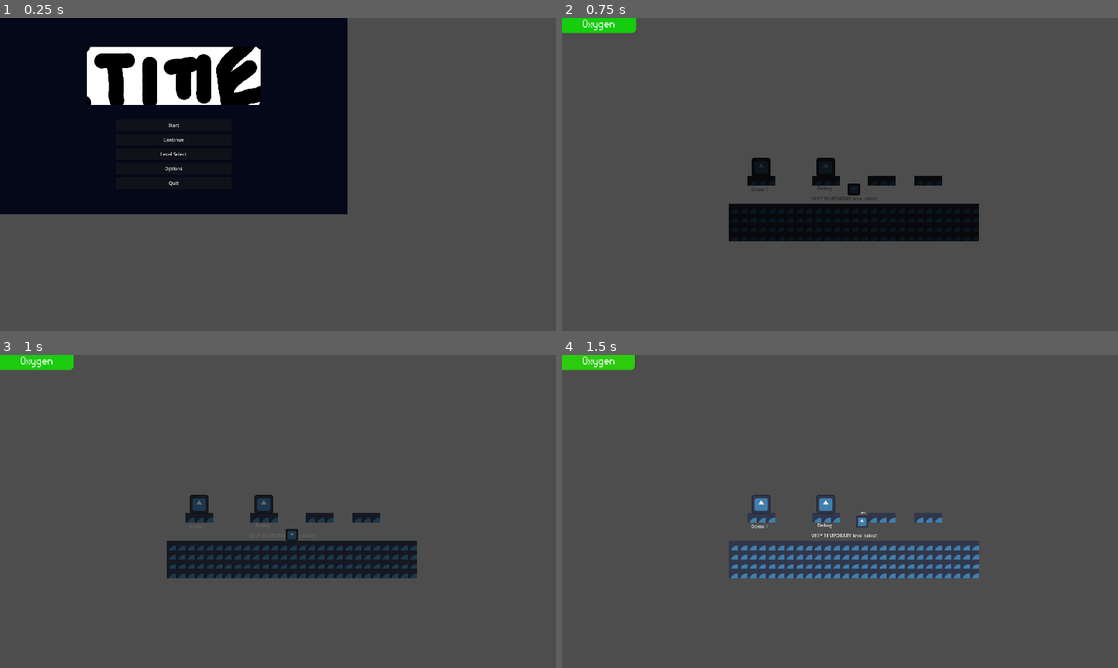
Above: before the commit, frames 1-4 (two rows, left to right).
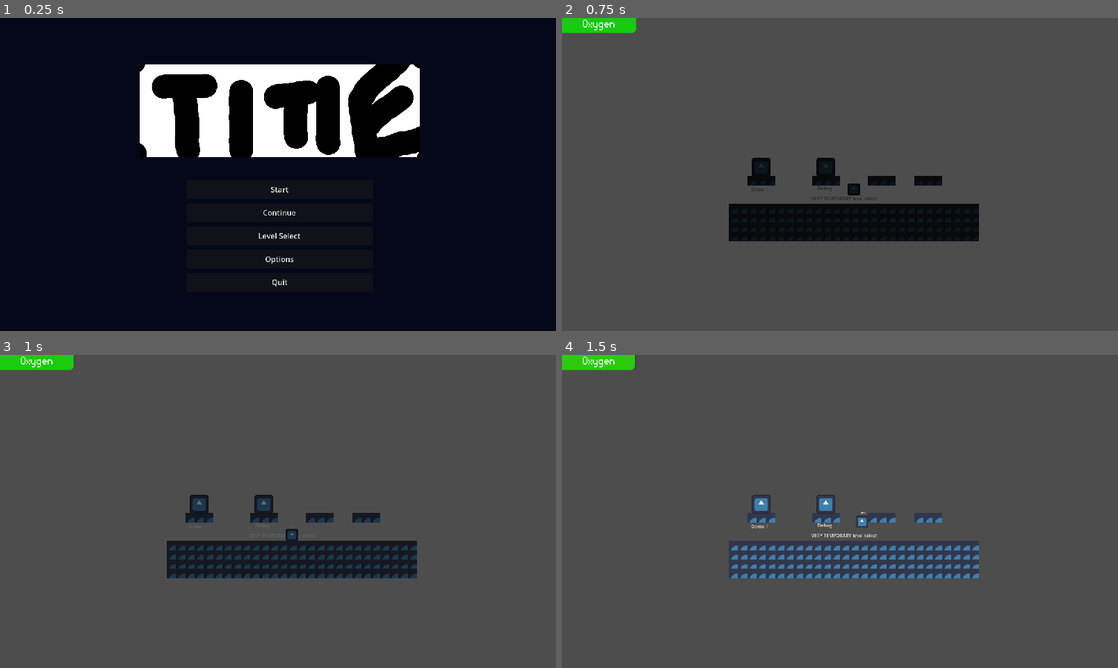
Above: after the commit, the same moments.

Repository: WholeYear12GameDesign/GrandmaGame
Game: Godot game, scene res://Scenes/Menu.tscn
Same seed, same stepped clock (60 frames per second), same inputs: the game is played once before the commit and once after it. The engine's default icon, where the game draws it, is replaced by a stand-in: a white triangle on a blue panel in a dark square.
Inputs:
- Up to frame 1 (0.25 s): no input
- Up to frame 2 (0.75 s): click "Start" at 0.5 s
- Up to frame 3 (1 s): no input
- Up to frame 4 (1.5 s): hold D (right) from 1.28 s (still down); hold Space (jetpack) from 1.28 s (still down)

The runs differ from the first frame. In frame 1, 74% of the frame differs, in the area x 0-100%, y 0-100%; in frame 2, nothing differs; in frame 3, nothing differs; in frame 4, nothing differs.

Commit message:
Checkpoints

Diff:
--- a/GrandmaBasement/Levels/Dome1/Dome1Screen1.tscn
+++ b/GrandmaBasement/Levels/Dome1/Dome1Screen1.tscn
@@ -1,7 +1,8 @@
-[gd_scene load_steps=3 format=3 uid="uid://cvty8n1cnto1q"]
+[gd_scene load_steps=4 format=3 uid="uid://cvty8n1cnto1q"]
 
 [ext_resource type="TileSet" uid="uid://dobir4kqibwk2" path="res://Tilemaps/TempTilemap.tres" id="1_xhrnl"]
 [ext_resource type="PackedScene" uid="uid://c7r6supcircgn" path="res://Levels/load_screen.tscn" id="2_863mw"]
+[ext_resource type="PackedScene" uid="uid://ct1e5cilqasa7" path="res://Objects/checkpoint.tscn" id="3_72khi"]
 
 [node name="Dome1Screen1" type="Node2D"]
 
@@ -17,34 +18,8 @@
 next_scene = "res://Levels/Dome1/Dome1Screen2.tscn"
 offset = Vector2(1920, 0)
 
-[connection signal="body_entered" from="TileMap/@Area2D@51413" to="TileMap/@Area2D@51413" method="_on_body_entered" flags=18]
-[connection signal="body_entered" from="TileMap/@Area2D@52046" to="TileMap/@Area2D@52046" method="_on_body_entered" flags=18]
-[connection signal="body_entered" from="TileMap/@Area2D@52047" to="TileMap/@Area2D@52047" method="_on_body_entered" flags=18]
-[connection signal="body_entered" from="TileMap/@Area2D@52048" to="TileMap/@Area2D@52048" method="_on_body_entered" flags=18]
-[connection signal="body_entered" from="TileMap/@Area2D@52049" to="TileMap/@Area2D@52049" method="_on_body_entered" flags=18]
-[connection signal="body_entered" from="TileMap/@Area2D@52050" to="TileMap/@Area2D@52050" method="_on_body_entered" flags=18]
-[connection signal="body_entered" from="TileMap/@Area2D@52051" to="TileMap/@Area2D@52051" method="_on_body_entered" flags=18]
-[connection signal="body_entered" from="TileMap/@Area2D@52052" to="TileMap/@Area2D@52052" method="_on_body_entered" flags=18]
-[connection signal="body_entered" from="TileMap/@Area2D@52053" to="TileMap/@Area2D@52053" method="_on_body_entered" flags=18]
-[connection signal="body_entered" from="TileMap/@Area2D@52054" to="TileMap/@Area2D@52054" method="_on_body_entered" flags=18]
-[connection signal="body_entered" from="TileMap/@Area2D@52055" to="TileMap/@Area2D@52055" method="_on_body_entered" flags=18]
-[connection signal="body_entered" from="TileMap/@Area2D@52056" to="TileMap/@Area2D@52056" method="_on_body_entered" flags=18]
-[connection signal="body_entered" from="TileMap/@Area2D@52057" to="TileMap/@Area2D@52057" method="_on_body_entered" flags=18]
-[connection signal="body_entered" from="TileMap/@Area2D@52058" to="TileMap/@Area2D@52058" method="_on_body_entered" flags=18]
-[connection signal="body_entered" from="TileMap/@Area2D@52059" to="TileMap/@Area2D@52059" method="_on_body_entered" flags=18]
-[connection signal="body_entered" from="TileMap/@Area2D@52060" to="TileMap/@Area2D@52060" method="_on_body_entered" flags=18]
-[connection signal="body_entered" from="TileMap/@Area2D@52061" to="TileMap/@Area2D@52061" method="_on_body_entered" flags=18]
-[connection signal="body_entered" from="TileMap/Spike" to="TileMap/Spike" method="_on_body_entered" flags=18]
-[connection signal="body_entered" from="TileMap/@Area2D@52102" to="TileMap/@Area2D@52102" method="_on_body_entered" flags=18]
-[connection signal="body_entered" from="TileMap/@Area2D@52103" to="TileMap/@Area2D@52103" method="_on_body_entered" flags=18]
-[connection signal="body_entered" from="TileMap/@Area2D@52104" to="TileMap/@Area2D@52104" method="_on_body_entered" flags=18]
-[connection signal="body_entered" from="TileMap/@Area2D@52105" to="TileMap/@Area2D@52105" method="_on_body_entered" flags=18]
-[connection signal="body_entered" from="TileMap/@Area2D@52106" to="TileMap/@Area2D@52106" method="_on_body_entered" flags=18]
-[connection signal="body_entered" from="TileMap/@Area2D@52107" to="TileMap/@Area2D@52107" method="_on_body_entered" flags=18]
-[connection signal="body_entered" from="TileMap/@Area2D@52108" to="TileMap/@Area2D@52108" method="_on_body_entered" flags=18]
-[connection signal="body_entered" from="TileMap/@Area2D@52109" to="TileMap/@Area2D@52109" method="_on_body_entered" flags=18]
-[connection signal="body_entered" from="TileMap/@Area2D@52110" to="TileMap/@Area2D@52110" method="_on_body_entered" flags=18]
-[connection signal="body_entered" from="TileMap/@Area2D@52111" to="TileMap/@Area2D@52111" method="_on_body_entered" flags=18]
-[connection signal="body_entered" from="TileMap/@Area2D@52112" to="TileMap/@Area2D@52112" method="_on_body_entered" flags=18]
-[connection signal="body_entered" from="TileMap/@Area2D@52113" to="TileMap/@Area2D@52113" method="_on_body_entered" flags=18]
-[connection signal="body_entered" from="TileMap/@Area2D@52114" to="TileMap/@Area2D@52114" method="_on_body_entered" flags=18]
+[node name="Checkpoint2" parent="." instance=ExtResource("3_72khi")]
+position = Vector2(538, -81)
+
+[node name="Checkpoint" parent="." instance=ExtResource("3_72khi")]
+position = Vector2(-510, -71)
--- a/GrandmaBasement/Levels/Dome1/Dome1Screen2.tscn
+++ b/GrandmaBasement/Levels/Dome1/Dome1Screen2.tscn
@@ -1,15 +1,30 @@
-[gd_scene load_steps=3 format=3 uid="uid://blqc1yhd1fl5h"]
+[gd_scene load_steps=4 format=3 uid="uid://blqc1yhd1fl5h"]
 
 [ext_resource type="TileSet" uid="uid://dobir4kqibwk2" path="res://Tilemaps/TempTilemap.tres" id="1_411da"]
+[ext_resource type="PackedScene" uid="uid://ct1e5cilqasa7" path="res://Objects/checkpoint.tscn" id="2_hfbvm"]
 [ext_resource type="PackedScene" uid="uid://c7r6supcircgn" path="res://Levels/load_screen.tscn" id="2_vdok0"]
 
 [node name="Dome1Screen1" type="Node2D"]
+metadata/_edit_horizontal_guides_ = []
+
+[node name="Checkpoint2" parent="." instance=ExtResource("2_hfbvm")]
+position = Vector2(547, -98)
+scale = Vector2(2, 2)
+
+[node name="Checkpoint3" parent="." instance=ExtResource("2_hfbvm")]
+position = Vector2(-14.0001, -531)
+rotation = 1.56688
+scale = Vector2(2, 2)
+
+[node name="Checkpoint" parent="." instance=ExtResource("2_hfbvm")]
+position = Vector2(-570, -75)
+scale = Vector2(2, 2)
 
 [node name="TileMap" type="TileMap" parent="."]
 scale = Vector2(2, 2)
 tile_set = ExtResource("1_411da")
 format = 2
-layer_0/tile_data = PackedInt32Array(65518, 65539, 0, 131054 …(25337 unchanged characters)… , -458771, 262147, 1, -393235, 262147, 1)
+layer_0/tile_data = PackedInt32Array(65518, 65539, 0, 131054 …(25337 unchanged characters)… , -458771, 262147, 1, -393235, 262147, 1, 589809, 2, 65536, 589810, 2, 65536, 589811, 2, 65536, 589812, 2, 65536, 589813, 2, 65536, 589814, 2, 65536, 589815, 2, 65536, 589816, 2, 65536, 589817, 2, 65536, 589818, 2, 65536, 589819, 2, 65536, 589820, 2, 65536, 589821, 2, 65536, 589822, 2, 65536, 589823, 2, 65536, 524288, 2, 65536, 524289, 2, 65536, 524290, 2, 65536, 524291, 2, 65536, 524292, 2, 65536, 524293, 2, 65536, 524294, 2, 65536, 524295, 2, 65536, 524296, 2, 65536, 524297, 2, 65536, 524298, 2, 65536, 524299, 2, 65536, 524300, 2, 65536, 524301, 2, 65536, 524302, 2, 65536, 524303, 2, 65536, 524304, 2, 65536)
 
 [node name="LoadScreen" parent="." instance=ExtResource("2_vdok0")]
 position = Vector2(-986, -89)
--- a/GrandmaBasement/Levels/Dome1/Dome1Screen3.tscn
+++ b/GrandmaBasement/Levels/Dome1/Dome1Screen3.tscn
@@ -1,7 +1,8 @@
-[gd_scene load_steps=4 format=3 uid="uid://b6hxnxq0olw85"]
+[gd_scene load_steps=5 format=3 uid="uid://b6hxnxq0olw85"]
 
 [ext_resource type="TileSet" uid="uid://dobir4kqibwk2" path="res://Tilemaps/TempTilemap.tres" id="1_tk062"]
 [ext_resource type="PackedScene" uid="uid://c7r6supcircgn" path="res://Levels/load_screen.tscn" id="2_mad81"]
+[ext_resource type="PackedScene" uid="uid://ct1e5cilqasa7" path="res://Objects/checkpoint.tscn" id="2_soirm"]
 [ext_resource type="PackedScene" uid="uid://dbn5nrx7d5gcf" path="res://Levels/teleport.tscn" id="3_v7p7d"]
 
 [node name="Dome1Screen1" type="Node2D"]
@@ -12,6 +13,9 @@
 format = 2
 layer_0/tile_data = PackedInt32Array(131067, 262147, 1, 196603, 262147, 1, 196604, 262147, 1, 131068, 262147, 1, 131069 …(35158 unchanged characters)…
 
+[node name="Checkpoint" parent="TileMap" instance=ExtResource("2_soirm")]
+position = Vector2(-459, -50)
+
 [node name="LoadScreen" parent="." instance=ExtResource("2_mad81")]
 position = Vector2(-985, -92)
 next_scene = "res://Levels/Dome1/Dome1Screen2.tscn"
--- a/GrandmaBasement/Levels/Dome1/Dome1Screen4.tscn
+++ b/GrandmaBasement/Levels/Dome1/Dome1Screen4.tscn
@@ -1,15 +1,20 @@
-[gd_scene load_steps=3 format=3 uid="uid://dauhgltmecneb"]
+[gd_scene load_steps=4 format=3 uid="uid://dauhgltmecneb"]
 
 [ext_resource type="TileSet" uid="uid://dobir4kqibwk2" path="res://Tilemaps/TempTilemap.tres" id="1_1prdh"]
+[ext_resource type="PackedScene" uid="uid://ct1e5cilqasa7" path="res://Objects/checkpoint.tscn" id="2_4nsl0"]
 [ext_resource type="PackedScene" uid="uid://c7r6supcircgn" path="res://Levels/load_screen.tscn" id="2_481er"]
 
 [node name="Dome1Screen1" type="Node2D"]
 
 [node name="TileMap" type="TileMap" parent="."]
-scale = Vector2(2, 2)
+scale = Vector2(2, 2.05404)
 tile_set = ExtResource("1_1prdh")
 format = 2
 layer_0/tile_data = PackedInt32Array(131054, 262147, 1, 196590, 262147, 1, 262126, 262147, 1, 327662, 262147, 1, 393198 …(29134 unchanged characters)…
+
+[node name="Checkpoint" parent="TileMap" instance=ExtResource("2_4nsl0")]
+position = Vector2(1.75044, 131.859)
+rotation = 1.57227
 
 [node name="LoadScreen" parent="." instance=ExtResource("2_481er")]
 position = Vector2(-3, 546)
--- a/GrandmaBasement/Levels/load_screen.tscn
+++ b/GrandmaBasement/Levels/load_screen.tscn
@@ -20,6 +20,7 @@
 
 [node name="WaitTimer" type="Timer" parent="."]
 wait_time = 0.3
+one_shot = true
 autostart = true
 
 [connection signal="body_entered" from="." to="." method="_on_body_entered"]
--- /dev/null
+++ b/GrandmaBasement/Objects/Checkpoint.gd
@@ -0,0 +1,5 @@
+extends Area2D
+
+func _on_body_entered(body):
+	if body.name == "Player":
+		player_data.checkpoint = global_position
--- a/GrandmaBasement/Objects/Spike.gd
+++ b/GrandmaBasement/Objects/Spike.gd
@@ -9,4 +9,4 @@
 # runs switch_screen() when player collides with collision shape
 func _on_body_entered(body):
 	if body.name == "Player":
-		load_level(next_level)
+		body.retry()
--- /dev/null
+++ b/GrandmaBasement/Objects/checkpoint.tscn
@@ -0,0 +1,14 @@
+[gd_scene load_steps=3 format=3 uid="uid://ct1e5cilqasa7"]
+
+[ext_resource type="Script" path="res://Objects/Checkpoint.gd" id="1_jrq6k"]
+
+[sub_resource type="RectangleShape2D" id="RectangleShape2D_4jsm3"]
+size = Vector2(16, 170)
+
+[node name="Checkpoint" type="Area2D"]
+script = ExtResource("1_jrq6k")
+
+[node name="CollisionShape2D" type="CollisionShape2D" parent="."]
+shape = SubResource("RectangleShape2D_4jsm3")
+
+[connection signal="body_entered" from="." to="." method="_on_body_entered"]
--- a/GrandmaBasement/Player/autoloads.gd
+++ b/GrandmaBasement/Player/autoloads.gd
@@ -1,3 +1,4 @@
 extends Node
 
 var oxygen = 100
+var checkpoint = Vector2.ZERO
--- a/GrandmaBasement/Player/player.gd
+++ b/GrandmaBasement/Player/player.gd
@@ -79,3 +79,6 @@
 func fall(delta):
 	if not is_on_floor() and velocity.y < max_gravity:
 		velocity.y += gravity * delta
+
+func retry():
+	global_position = player_data.checkpoint
--- a/GrandmaBasement/Scenes/Menu.tscn
+++ b/GrandmaBasement/Scenes/Menu.tscn
@@ -7,6 +7,7 @@
 
 [node name="Menu" type="Node2D"]
 texture_filter = 1
+scale = Vector2(1.61, 1.6)
 script = ExtResource("1_ajo04")
 
 [node name="ColorRect" type="ColorRect" parent="."]
Not shown: 1 places in GrandmaBasement/Player/debug.tscn that only renumber resources
